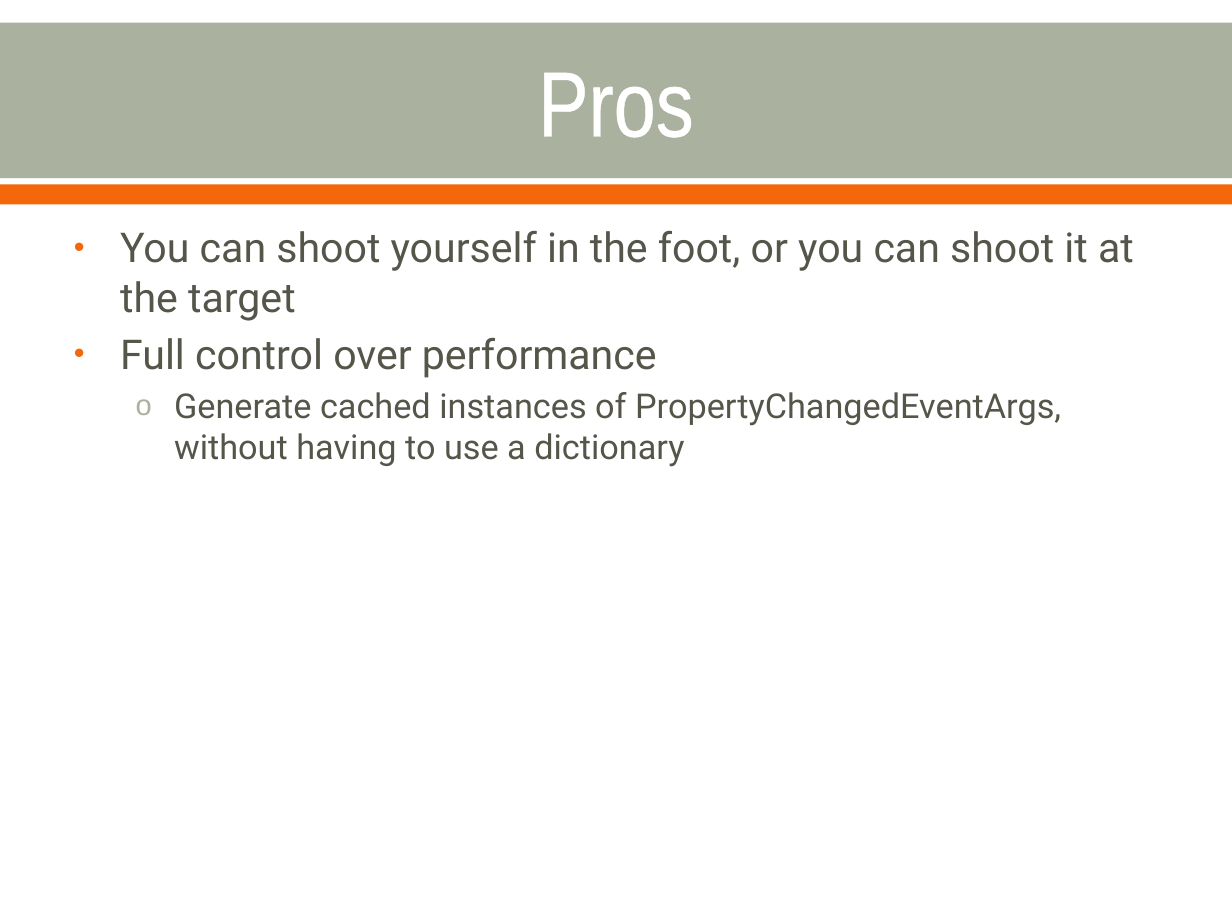
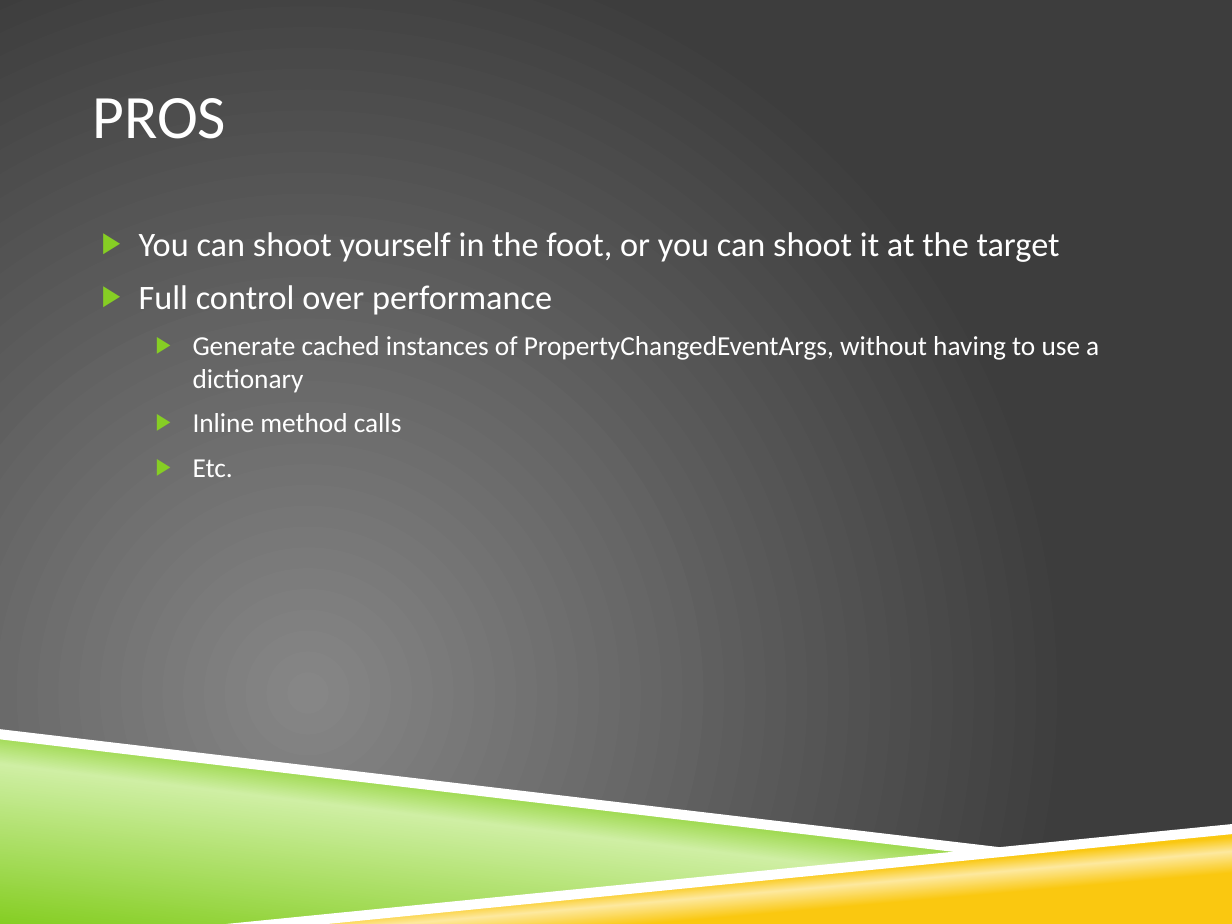
Before and after one commit to bling/AOPDemo, a slide deck: slide 27 of Aspect Oriented Programming.pptx (slide 28 before the commit). Drawn at 1232x924 pixels with LibreOffice and Linux fonts; fonts in the diff are those of the drawing; background and template pictures are left out. Boxes give left, top, right and bottom in pixels: in the first picture for what was removed or moved away, otherwise in the second. Text is boxed around its words. In the diff, an @@ line names an element or a change of style, - is before the commit and + after.

```diff
--- a/Aspect Oriented Programming.pptx
+++ b/Aspect Oriented Programming.pptx
@@ background #FFFFFF to picture (left out) @@
@@ rectangle removed at [0,22,1232,177] @@
@@ title at [92,98,226,139]: text changed; size 54 to 36 pt; font Arial Narrow to Calibri @@
-Pros
+PROS
@@ rectangle removed at [0,185,1232,205] @@
@@ text "You can shoot yourself in ...": place and size @@
-text "You can shoot yourself in ..." at [120,231,1134,467]
+text "You can shoot yourself in ..." at [139,232,1099,477]
@@ text at [139,232,1099,393]: size 24 to 20 pt in "You can shoot yourself in the foot, ...", "Full control over performance"; font Roboto to Calibri, text colour #55554A to #FFFFFF in "You can shoot yourself in the foot, ...", "Full control over performance", "Generate cached instances of PropertyChangedEventArgs, witho ..."; size 20 to 16 pt in "Generate cached instances of PropertyChangedEventArgs, witho ..."; bullet • to ▶; more space between paragraphs; bullet colour #F4680B to #86CE24; bullet o to ▶; bullet colour #ABB19F to #86CE24 @@
@@ text at [193,413,402,477]: paragraphs added @@
+  ▶ Inline method calls
+  ▶ Etc.
@@ freeform shape added at [0,736,976,924], fill gradient #86CE24 to #CFEFA4 @@
@@ freeform shape added at [0,729,1025,854], fill #FFFFFF @@
@@ freeform shape added at [227,824,1232,924], fill #FFFFFF @@
@@ freeform shape added at [244,828,1232,924], fill gradient #FAC810 to #FDE99F @@
```
Also in this commit, not shown: 29 other slides changed, 1 slide removed, 11 other files.
